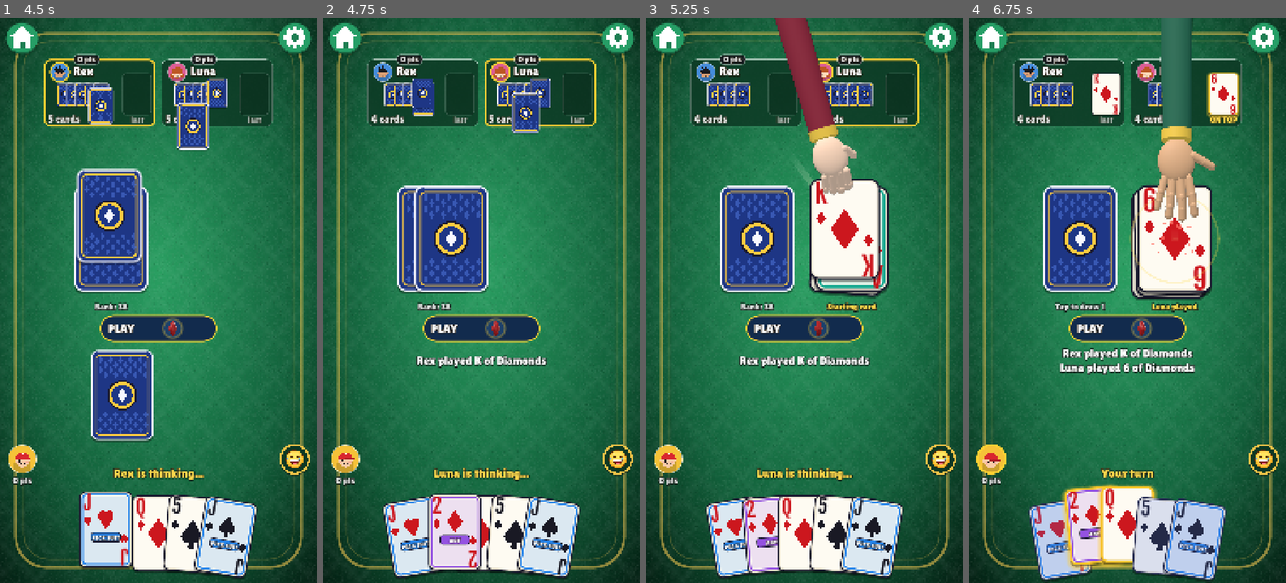
Above: before the commit, frames 1-4 (left to right).
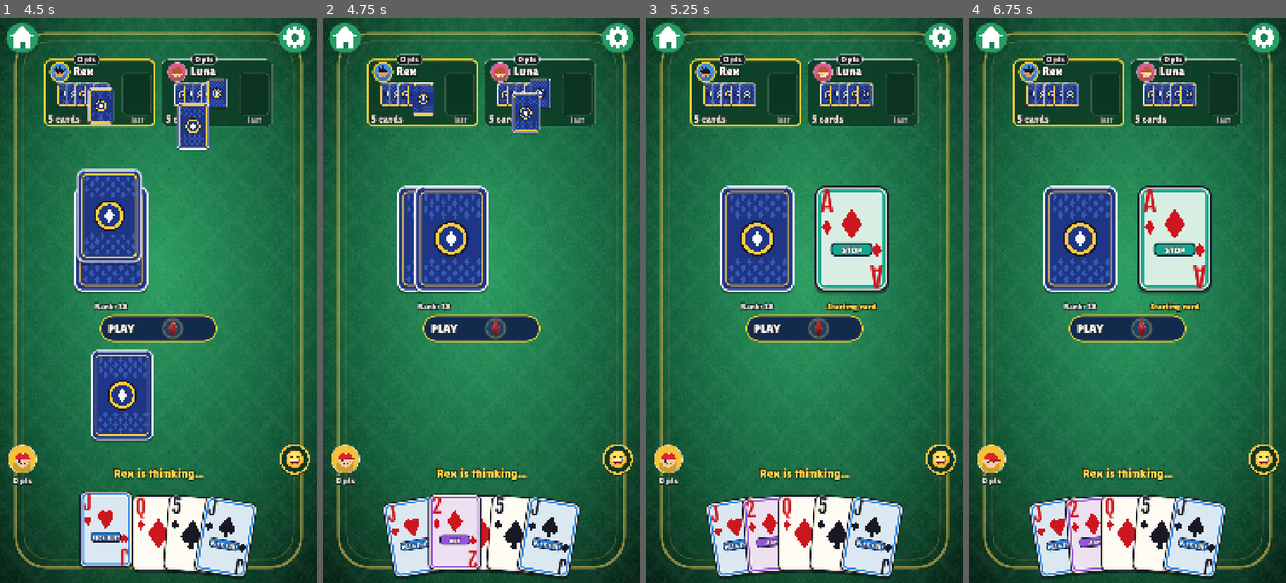
Above: after the commit, the same moments.

Repository: lambou/jcommand-cards-monorepo
Game: Godot game, scene res://scenes/main.tscn
Same seed, same stepped clock (60 frames per second), same inputs: the game is played once before the commit and once after it.
Inputs (mouse positions are in pixels of both pictures, inside the frame that each line leads up to):
- Up to frame 1 (4.5 s): click "Easy" at 0.5 s; click "Easy" at 1.25 s; click "Normal" at 2 s; click "Normal" at 2.75 s; click "PLAY" at 3.5 s; tap Enter at 4.25 s; drag from (110, 238) to (190, 176) at 4.27 s
- Up to frame 2 (4.75 s): no input
- Up to frame 3 (5.25 s): drag from (842, 238) to (788, 413) at 5.02 s
- Up to frame 4 (6.75 s): move the mouse to (1105, 91) at 5.77 s; hold Right 5.78-6.5 s; click (1105, 91) at 5.92 s; tap Enter at 6.5 s; drag from (1175, 238) to (1032, 215) at 6.52 s

Frame 1 is identical in both runs. In frame 2, 2.6% of the frame differs, in the area x 13-87%, y 7-82%; in frame 3, 9.5%; in frame 4, 20%, in the area x 2-86%, y 0-100%.

Commit message:
Make bots take a random 2-5 seconds per move
Co-Authored-By: Claude Sonnet 5.5 <noreply@anthropic.com>

Diff:
--- a/apps/mobile/scripts/game/offline_game.gd
+++ b/apps/mobile/scripts/game/offline_game.gd
@@ -20,6 +20,7 @@
 var names: Dictionary = {}
 var difficulty := "normal"
 var bot_delay := 0.9
+var bot_delay_max := -1.0 # when above bot_delay, each bot turn waits a random time in [bot_delay, bot_delay_max]
 var rng := RandomNumberGenerator.new()
 
 ## Score stats for EVERY player (points decide the final ranking, so bots need them too):
@@ -398,7 +399,7 @@
 	_serial += 1
 	var mine := _serial
 	while not state["over"] and current_id() != HUMAN_ID:
-		await get_tree().create_timer(bot_delay).timeout
+		await get_tree().create_timer(randf_range(bot_delay, bot_delay_max) if bot_delay_max > bot_delay else bot_delay).timeout
 		if mine != _serial or state["over"]:
 			return
 		var id := current_id()
--- a/apps/mobile/scripts/ui/table.gd
+++ b/apps/mobile/scripts/ui/table.gd
@@ -119,7 +119,8 @@
 	bots = p_bots
 	difficulty = p_difficulty
 	_build()
-	game.bot_delay = 1.15
+	game.bot_delay = 2.0
+	game.bot_delay_max = 5.0
 	game.start(bots, difficulty)
 
 
@@ -128,7 +129,8 @@
 	bots = (rec["header"]["player_ids"] as Array).size() - 1
 	difficulty = str(rec["header"]["difficulty"])
 	_build()
-	game.bot_delay = 1.15
+	game.bot_delay = 2.0
+	game.bot_delay_max = 5.0
 	return game.resume(rec)
 
 
